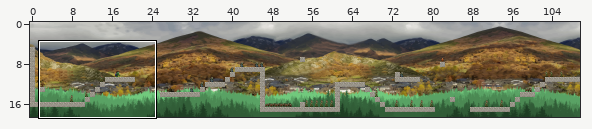
Tiled map, stored at data/levels/level_3.tmx. The first picture is a wide view before the edit; the outline marks the close-up.
Close-up. First the earlier version:
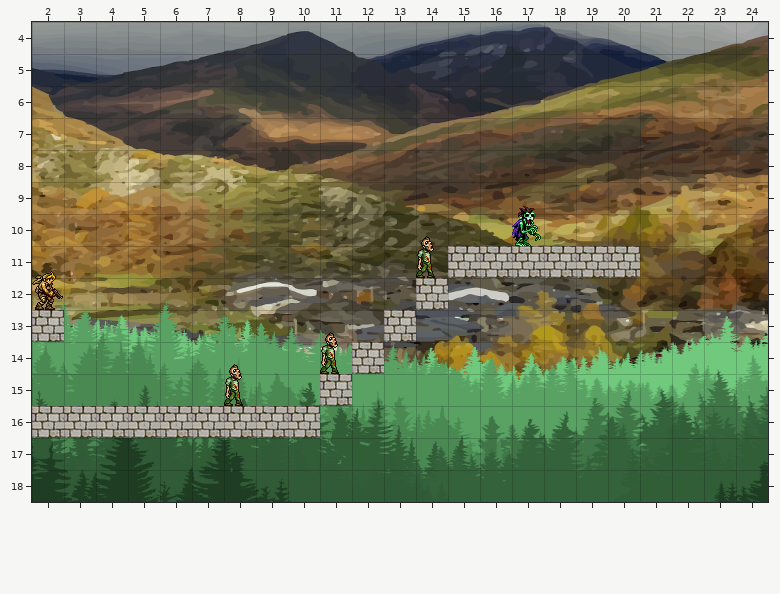
Cells are 32x32 px. Shown: x 2..24, y 4..18.
The same view after the edit:
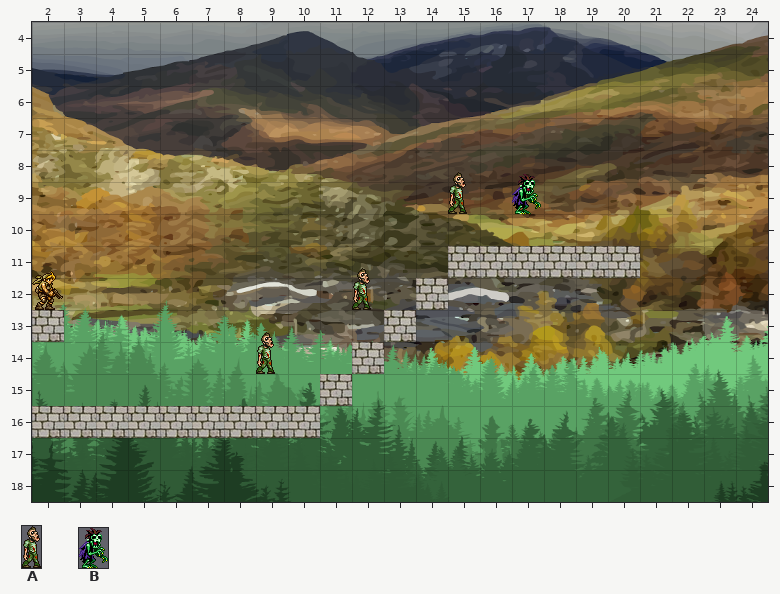
Key: from "Zombie1": A 0; from "Zombie3": B 0.
_ is an empty cell.
Message: zombies pantalla inicio
From old to new:
Layer "Enemies":
There is now tile A in row 9 at x 15; in row 12 at x 12; in row 14 at x 9.
There is now tile B in row 9 at x 17.
Tile A is gone in row 11 at x 14; in row 14 at x 11; in row 15 at x 8.
Tile B is gone in row 10 at x 17.
Boxes around the changes in both close-ups, in picture pixels (x1, y1, x2, y2):
added: (448, 172, 467, 214)
changed: (512, 174, 541, 246)
removed: (416, 236, 435, 278)
added: (352, 268, 371, 310)
changed: (224, 332, 275, 406)
removed: (320, 332, 339, 374)
